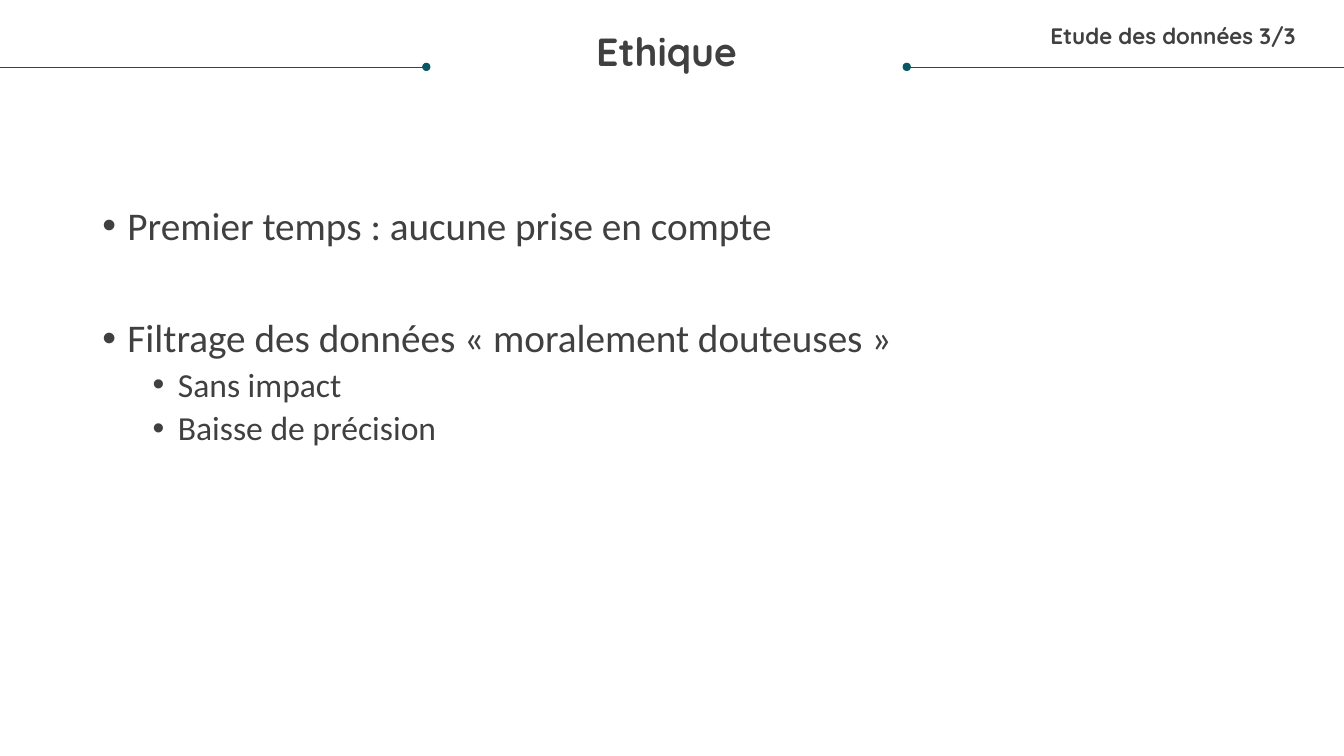
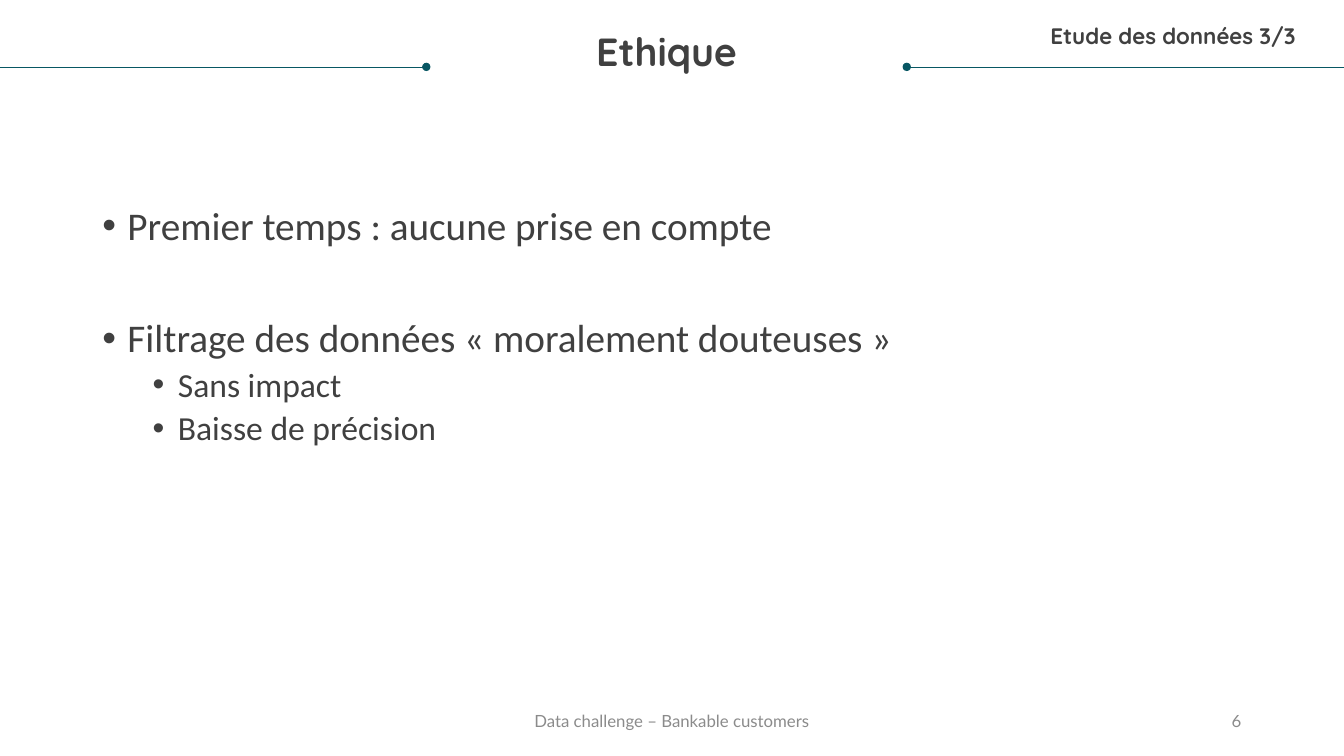
Before and after one commit to NanoClem/ML_data_challenge, a slide deck: slide 6 of presentation_data_challenge.pptx. Drawn at 1344x756 pixels with LibreOffice and Linux fonts; fonts in the diff are those of the drawing. Boxes give left, top, right and bottom in pixels: in the first picture for what was removed or moved away, otherwise in the second. Text is boxed around its words. In the diff, an @@ line names an element or a change of style, - is before the commit and + after.

```diff
--- a/presentation_data_challenge.pptx
+++ b/presentation_data_challenge.pptx
@@ text added at box(534, 714, 809, 730), 12 pt, text #8C8C8C @@
+Data challenge – Bankable customers
@@ page number added at box(1232, 715, 1242, 727), 12 pt, text #8C8C8C @@
+6
```
Also in this commit, not shown: 10 other slides changed, 1 slide added.
